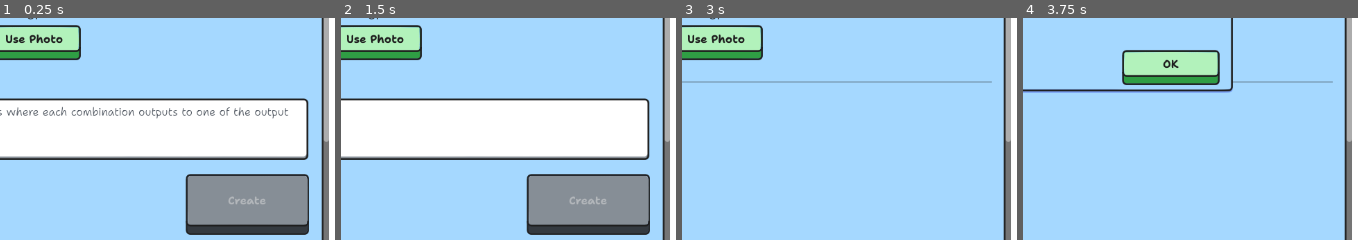
Above: before the commit, frames 1-4 (left to right).
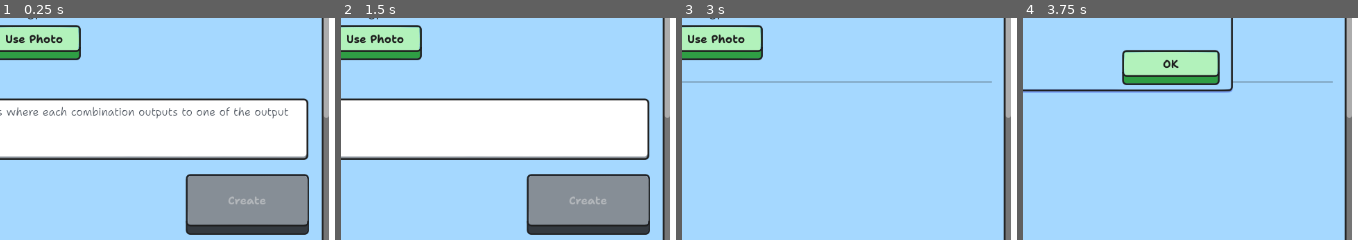
Above: after the commit, the same moments.

Repository: sininen-blue/logic-gate-tesseract
Game: Godot game, scene res://ui/custom_levels/create_custom_level.tscn
Same seed, same stepped clock (60 frames per second), same inputs: the game is played once before the commit and once after it. This scene is started directly instead of the project's main scene.
Inputs (mouse positions are % of the whole screen's width and height, from its top left):
- Up to frame 1 (0.25 s): no input
- Up to frame 2 (1.5 s): click (57, 15) at 0.52 s; type "Alex" at 0.6 s; click (57, 29) at 0.75 s; type "12" at 0.83 s; click (57, 71) at 0.98 s; type "12" at 1.07 s; click (23, 41) at 1.27 s
- Up to frame 3 (3 s): click (23, 43) at 2.02 s; click "Manual Input" at 2.75 s
- Up to frame 4 (3.75 s): click "Use Photo" at 3.5 s
The pictures show only the part of the screen within x 50-100%, y 46-96%; the shares and areas given below are measured in that part.

The runs differ from the first frame. In frame 1, 0.2% of the frame differs, in the area x 96-99%, y 44-56%; in frame 2, 0.2%; in frame 3, 0.2%; in frame 4, 0.2%.

Commit message:
increased panel size

Diff:
--- a/ui/custom_levels/create_custom_level.tscn
+++ b/ui/custom_levels/create_custom_level.tscn
@@ -108,7 +108,7 @@
 grow_vertical = 2
 
 [node name="Panel" type="Panel" parent="ScrollContainer"]
-custom_minimum_size = Vector2(0, 830)
+custom_minimum_size = Vector2(0, 900)
 layout_mode = 2
 size_flags_horizontal = 3
 size_flags_vertical = 3
